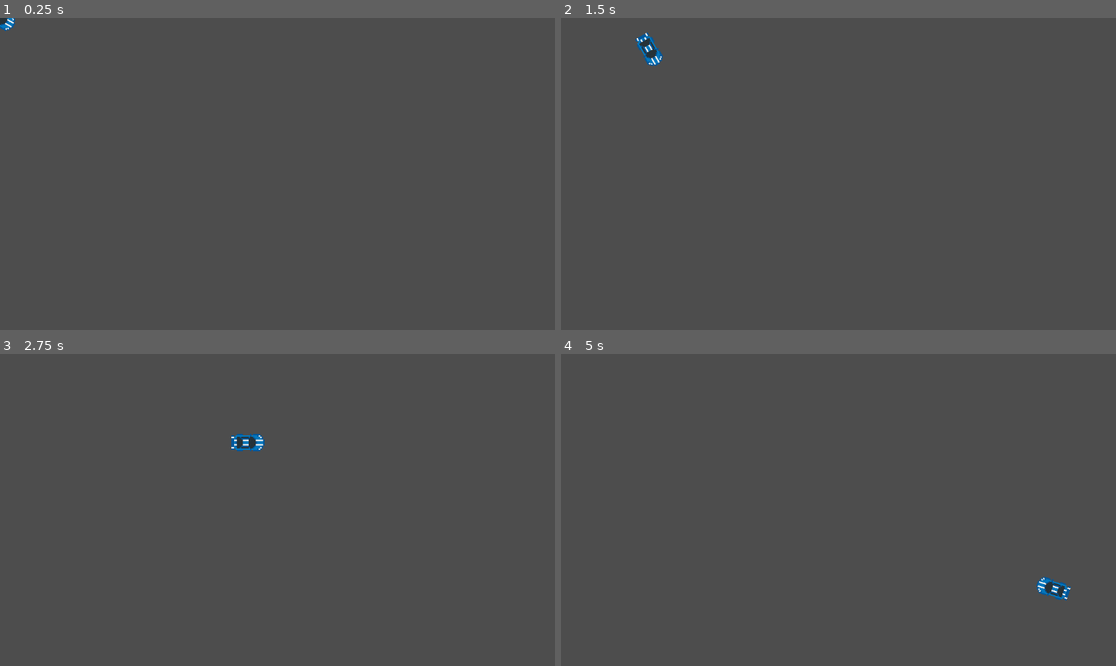
Above: before the commit, frames 1-4 (two rows, left to right).
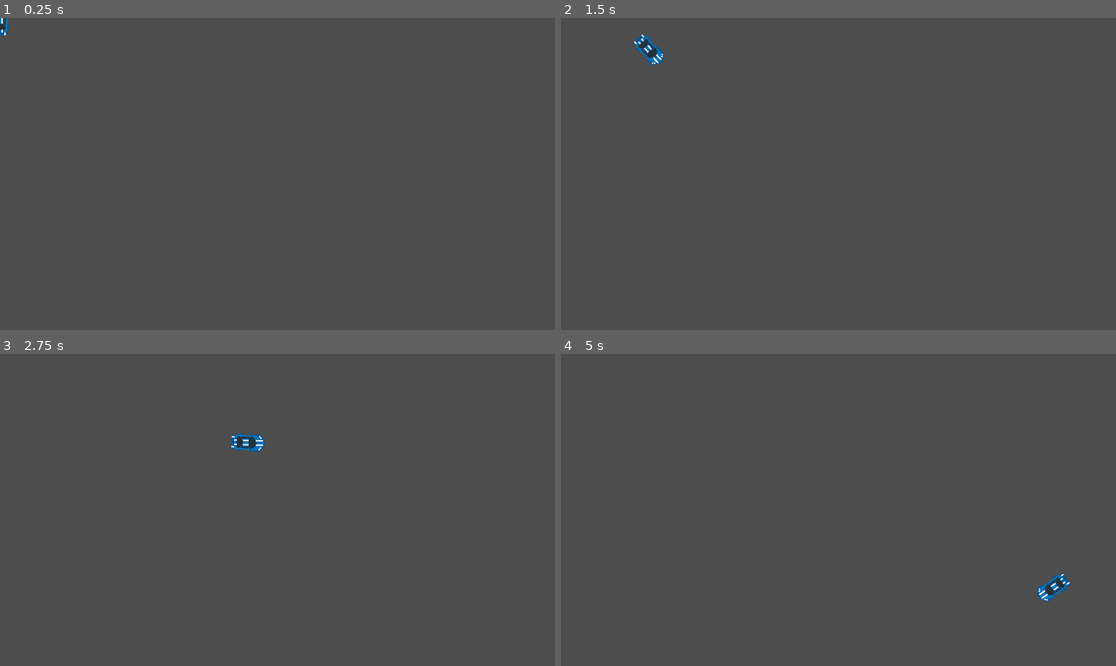
Above: after the commit, the same moments.

Repository: rocketCarlos/DriftingAcademy
Game: Godot game, scene res://scenes/car/car.tscn
The game is run twice, just before and just after one commit, with the same random seed, the same clock (stepped at 60 frames per second) and the same inputs. The project has no main scene, so this scene is started directly.
Inputs (mouse positions are in pixels of both pictures, inside the frame that each line leads up to):
- Up to frame 1 (0.25 s): no input
- Up to frame 2 (1.5 s): tap Enter at 0.5 s; move the mouse to (960, 158) at 0.52 s; press the mouse at (960, 158) at 0.53 s; move the mouse to (727, 189) at 1.27 s; release the mouse at (727, 189) at 1.28 s; click (727, 189) at 1.35 s
- Up to frame 3 (2.75 s): move the mouse to (333, 441) at 2.02 s; press the mouse at (333, 441) at 2.03 s
- Up to frame 4 (5 s): move the mouse to (810, 572) at 2.77 s; release the mouse at (810, 572) at 2.78 s; click (810, 572) at 2.85 s; move the mouse to (1005, 556) at 3.52 s; press the mouse at (1005, 556) at 3.53 s; move the mouse to (672, 463) at 4.27 s; release the mouse at (672, 463) at 4.28 s; click (672, 463) at 4.35 s

The runs differ from the first frame. In frame 1, 0.1% of the frame differs, in the area x 0-3%, y 0-6%; in frame 2, 0.2%; in frame 3, less than 0.1%; in frame 4, 0.4%, in the area x 85-92%, y 70-80%.

Commit message:
Upgrade car rotation

Diff:
--- a/project.godot
+++ b/project.godot
@@ -10,7 +10,7 @@
 
 [application]
 
-config/name="New Game Project"
+config/name="DriftingAcademy"
 config/features=PackedStringArray("4.4", "GL Compatibility")
 config/icon="res://icon.svg"
 
--- a/scenes/car/car.gd
+++ b/scenes/car/car.gd
@@ -14,7 +14,6 @@
 const MAX_DEACCEL: float = 1000.0
 const MIN_DEACCEL: float = 100.0
 var deaccel: float = MIN_DEACCEL
-
 # measures how slippery the surface is.
 # The higher, the more inertia there is
 # max is 1.0
@@ -25,36 +24,36 @@
 than the acceleration used in drifting
 '''
 func _physics_process(delta: float) -> void:
-	# ---------------------------------------------
-	# manage sprite rotation
-	# ---------------------------------------------
 	var mouse_position = get_global_mouse_position()
-	var direction = (mouse_position - body.global_position).normalized()
-	var angle = Vector2(0.0, -1.0).angle_to(direction)
+	var mouse_direction = (mouse_position - body.global_position).normalized()
+	var angle = Vector2(0.0, -1.0).angle_to(mouse_direction)
 
-	body.rotation = angle
 	# -----------------------------------------
-	# manage movement and camera
+	# manage movement
 	# -----------------------------------------
 	var force =  Vector2(0.0, 0.0)
 	if Input.is_action_pressed("accelerate"):
+		#TODO: implement dynamic acceleration
+
 		# the acceleration force input by the player
-		force = accel * direction * delta
+		force = accel * mouse_direction * delta
 		# apply the force to velocity
 		body.velocity += force
-		# decide based on the slippery factor how important is the new force's
-		# direction in the final velocity. To do so, split the velocity's length
-		# into proportional parts for each direction (the original and the new)
-		'''body.velocity = (
-			(body.velocity.length()*slippery_factor) *
-			body.velocity.normalized() +
-			(body.velocity.length()*(1.0-slippery_factor)) *
-			force.normalized()
-		)'''
 
 		# Limit speed not to exceed MAX_SPEED
 		if body.velocity.length() >= MAX_SPEED:
 			body.velocity = body.velocity.normalized() * MAX_SPEED
+
+		# ---------------------------------------------
+		# manage sprite rotation
+		# ---------------------------------------------
+		#TODO: implement realistic rotation (avoid car doing a 180 in a single frame)
+		# 1. Point towards the velocity vector
+		var final_rotation = Vector2(0.0, -1.0).angle_to(body.velocity)
+		# 2. Adjust rotation to simulate drifting
+		var mouse_angle = body.velocity.angle_to(mouse_direction)
+		body.rotation = final_rotation + 2*mouse_angle/3
+
 	else:
 		if body.velocity.length() > 0:
 			body.velocity -= body.velocity.normalized() * deaccel * delta
